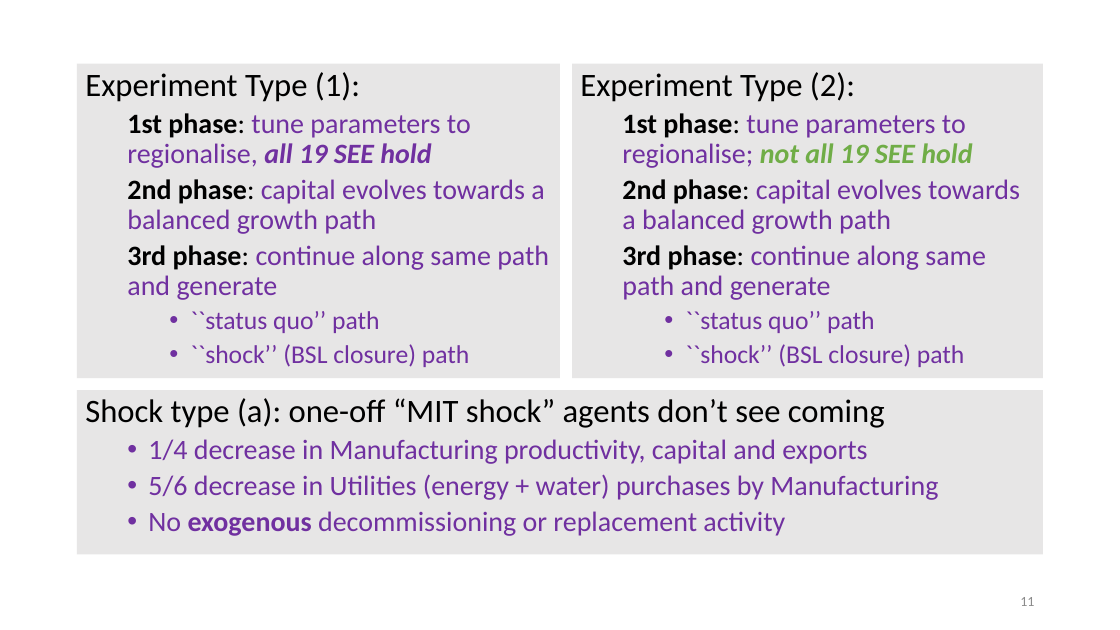
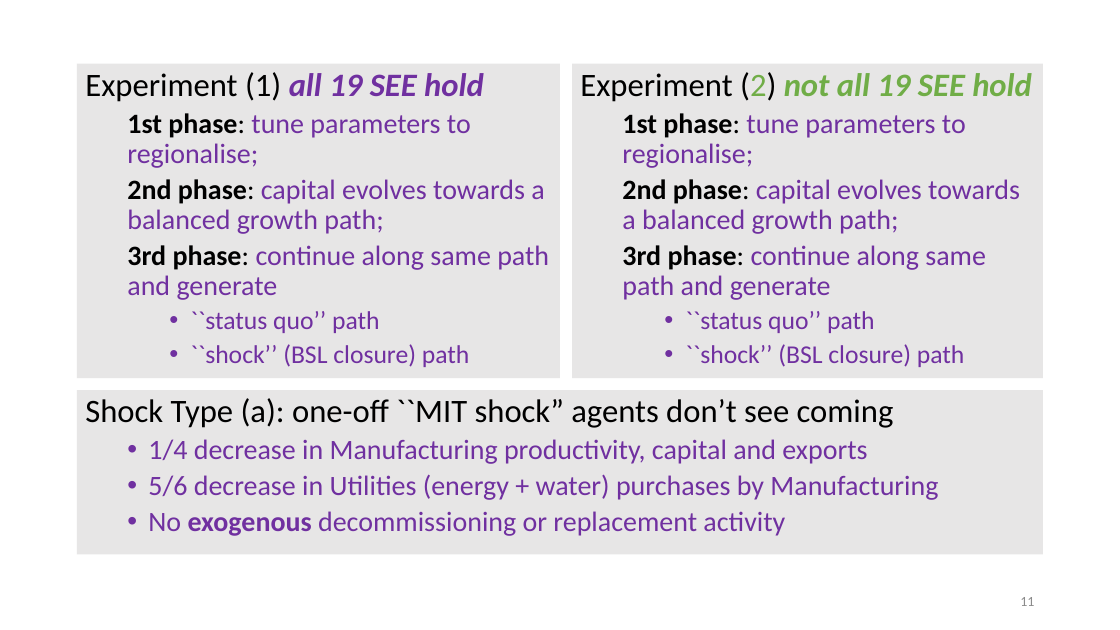
Before and after one commit to patrickocal/gladstone, a slide deck: slide 11 of powerpoint/glad-slides.pptx. Drawn at 1120x630 pixels with LibreOffice and Linux fonts; fonts in the diff are those of the drawing. Boxes give left, top, right and bottom in pixels: in the first picture for what was removed or moved away, otherwise in the second. Text is boxed around its words. In the diff, an @@ line names an element or a change of style, - is before the commit and + after.

```diff
--- a/powerpoint/glad-slides.pptx
+++ b/powerpoint/glad-slides.pptx
@@ text at (85,72,544,234): text changed @@
-Experiment Type (1):
-  1st phase: tune parameters to regionalise, all 19 SEE hold
-  2nd phase: capital evolves towards a balanced growth path
+Experiment (1) all 19 SEE hold
+  1st phase: tune parameters to regionalise;
+  2nd phase: capital evolves towards a balanced growth path;
@@ text in rectangle at (580,72,1032,234): text changed @@
-Experiment Type (2):
-  1st phase: tune parameters to regionalise; not all 19 SEE hold
-  2nd phase: capital evolves towards a balanced growth path
+Experiment (2) not all 19 SEE hold
+  1st phase: tune parameters to regionalise;
+  2nd phase: capital evolves towards a balanced growth path;
@@ text in rectangle at (85,398,894,428): text changed @@
-Shock type (a): one-off “MIT shock” agents don’t see coming
+Shock Type (a): one-off ``MIT shock” agents don’t see coming
```
Also in this commit, not shown: 7 other slides changed, 1 other file.
